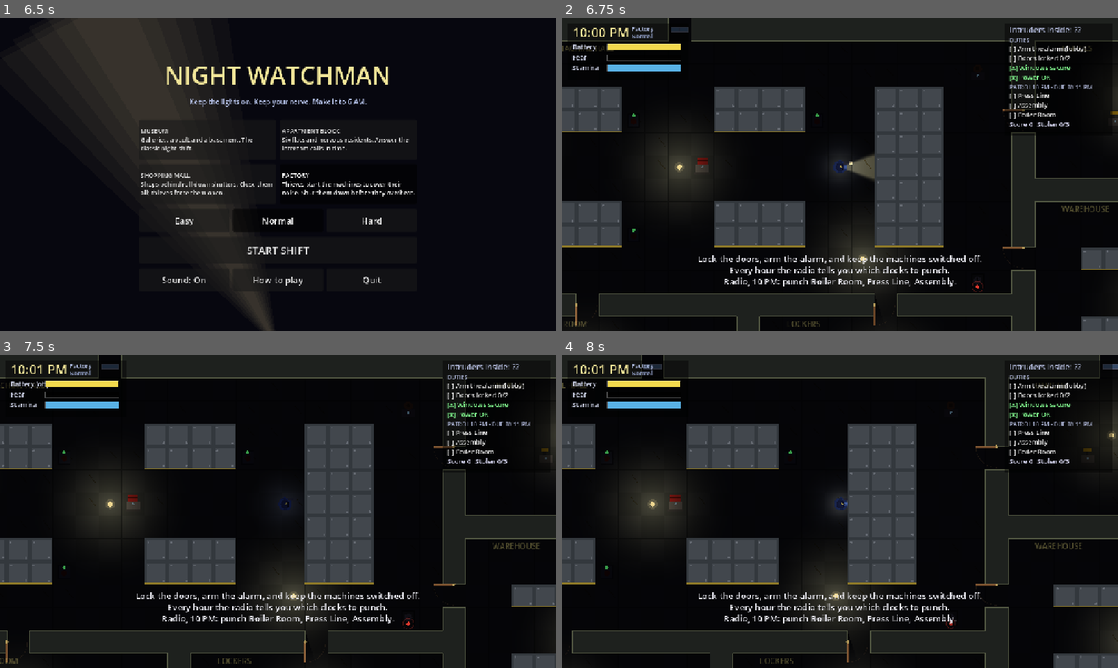
Above: before the commit, frames 1-4 (two rows, left to right).
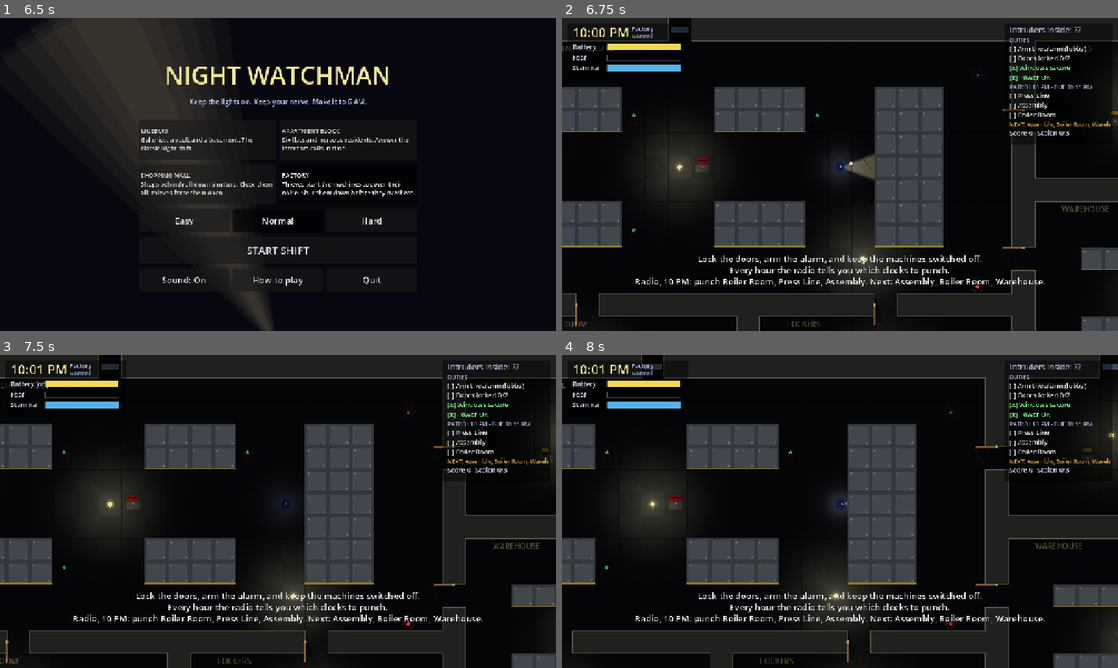
Above: after the commit, the same moments.

Repository: ravic906/Night-watchman
Game: Godot game, scene res://scenes/menu.tscn
The game is run twice, just before and just after one commit, with the same random seed, the same clock (stepped at 60 frames per second) and the same inputs.
Inputs (mouse positions are in pixels of both pictures, inside the frame that each line leads up to):
- Up to frame 1 (6.5 s): click "MUSEUM Galleries, a vault and…" at 0.5 s; click "MUSEUM Galleries, a vault and…" at 1.25 s; click "FACTORY Thieves start the mac…" at 2 s; click "FACTORY Thieves start the mac…" at 2.75 s; click "Easy" at 3.5 s; click "Easy" at 4.25 s; click "Normal" at 5 s; click "Normal" at 5.75 s
- Up to frame 2 (6.75 s): click "START SHIFT" at 6.5 s
- Up to frame 3 (7.5 s): tap Enter at 7.25 s; move the mouse to (400, 495) at 7.27 s; hold D (move_right) from 7.28 s (still down); hold E (interact) from 7.28 s (still down); tap F (flashlight) at 7.35 s; click (400, 495) at 7.42 s
- Up to frame 4 (8 s): keep holding D (move_right); keep holding E (interact); tap Space at 7.52 s

Frame 1 is identical in both runs. In frame 2, 1.1% of the frame differs, in the area x 13-99%, y 32-86%; in frame 3, 1.1%; in frame 4, 1.1%.

Commit message:
Configurable patrol schedule, NEXT preview and automated play harness
- Radio check length (--radio-hours) and rooms per check (--rooms) are
  settings; the radio and HUD preview the next check's rooms, and those
  clocks glow amber so routes can be planned
- WINDOW log line per check (slack, distance, events) for data studies
- Play harness: --seed, --inputs (timed move/aim/use/run/light),
  --snap with JSON state dumps and screenshots, --until, --fast
- 4 AM crew trigger no longer depends on the radio schedule

Co-Authored-By: Claude Opus 5.5 <noreply@anthropic.com>
Claude-Session: https://claude.ai/code/session_013m1r7B9527ufC1VsKigBgz

Diff:
--- a/scripts/checkpoint.gd
+++ b/scripts/checkpoint.gd
@@ -7,6 +7,8 @@
 var done := false
 ## On this hour's patrol orders?
 var ordered := false
+## On the next check's orders (shown dimly so you can plan a route).
+var next_ordered := false
 var jammed := false
 var progress := 0.0
 var interact_range := 56.0
@@ -88,6 +90,8 @@
 		col = Color(1.0, 0.65, 0.1, 0.5 + 0.5 * float(fmod(_t * 5.0, 1.0) > 0.5))
 	elif done:
 		col = Color(0.3, 1.0, 0.4, 0.9)
+	elif not ordered and next_ordered:
+		col = Color(1.0, 0.7, 0.2, 0.45)
 	elif not ordered:
 		col = Color(0.45, 0.45, 0.5, 0.45)
 	else:
--- a/scripts/game.gd
+++ b/scripts/game.gd
@@ -64,6 +64,9 @@
 var elapsed := 0.0
 ## Hourly patrol orders: which hour (0 = 10 PM) and how the night is going.
 var patrol_hour := -1
+var _next_picks: Array = []
+var _window := {}
+var _last_player_pos := Vector2.INF
 var punches := 0
 var orders_total := 0
 var orders_missed := 0
@@ -90,8 +93,13 @@
 
 
 func _ready() -> void:
-	randomize()
+	if GameState.seed_value >= 0:
+		seed(GameState.seed_value)
+	else:
+		randomize()
 	cfg = GameState.settings()
+	if GameState.fast:
+		Engine.time_scale = 4.0
 	if GameState.autotest:
 		_shadow_timer = 3.0
 		Engine.time_scale = 6.0
@@ -184,7 +192,8 @@
 	player.battery_drain = cfg["battery_drain"]
 	world.add_child(player)
 	player.set_camera_limits(level.world_size())
-	player.use_auto = GameState.autotest
+	player.use_auto = GameState.autotest or GameState.inputs_path != ""
+	_load_inputs()
 
 	_intruder_timer = cfg["first_intruder"]
 	if GameState.autotest:
@@ -258,6 +267,7 @@
 	if ended:
 		return
 	elapsed += delta
+	_update_harness()
 	flash = maxf(0.0, flash - delta * 1.5)
 
 	for m in _messages:
@@ -280,6 +290,10 @@
 	_update_music()
 	_update_doors(delta)
 	_update_calls(delta)
+	if not _window.is_empty():
+		if _last_player_pos != Vector2.INF:
+			_window["walked"] += player.global_position.distance_to(_last_player_pos)
+		_last_player_pos = player.global_position
 
 	for b in batteries.duplicate():
 		if b.global_position.distance_to(player.global_position) < 26.0:
@@ -322,35 +336,86 @@
 	return "%d %s" % [h12, "PM" if hour >= 12 else "AM"]
 
 
-## Each hour the radio names a few clocks to punch before the next hour.
+## How many in-game hours each radio check covers, and rooms per check.
+func radio_hours() -> int:
+	return int(cfg["radio_hours"])
+
+
+func check_window_seconds() -> float:
+	return shift_len / HOURS * radio_hours()
+
+
+## Every `radio_hours` hours the radio names clocks to punch before the next
+## check, and previews the check after that so you can plan a route.
 func _update_rounds() -> void:
 	var h := current_hour()
-	if h == patrol_hour:
+	if not crew_sent and h >= 6:
+		crew_sent = true
+		_send_crew()
+	var window_start: int = h - h % radio_hours()
+	if window_start == patrol_hour:
 		return
 	if patrol_hour >= 0:
+		_log_window()
 		var missed: Array = checkpoints.filter(func(c): return c.ordered and not c.done)
 		if not missed.is_empty():
 			orders_missed += missed.size()
 			score -= 30 * missed.size()
 			message("Missed: %s" % ", ".join(missed.map(func(c): return c.cp_name)), 3.0)
 	var previous: Array = checkpoints.filter(func(c): return c.ordered)
-	patrol_hour = h
-	var count: int = mini(int(cfg["orders_per_hour"]), checkpoints.size())
+	patrol_hour = window_start
+	var picks: Array = _next_picks if not _next_picks.is_empty() else _pick_rooms(previous)
+	var has_next: bool = window_start + radio_hours() < HOURS
+	_next_picks = _pick_rooms(picks) if has_next else []
+	for cp in checkpoints:
+		cp.set_ordered(cp in picks)
+		cp.next_ordered = cp in _next_picks
+	orders_total += picks.size()
+	_window = {"start": elapsed, "rooms": picks.map(func(c): return c.cp_name), "punched": [],
+			"walked": 0.0, "entered": entered, "sabotages": sabotages, "twist": twist_events}
+	var text := "Radio, %s: punch %s." % [hour_label(window_start), _names(picks)]
+	if has_next:
+		text += " Next: %s." % _names(_next_picks)
+	message(text, 5.0)
+	Music.stinger("radio", -4.0)
+
+
+func _pick_rooms(avoid: Array) -> Array:
+	var count: int = mini(int(cfg["rooms_per_check"]), checkpoints.size())
 	var picks: Array = []
 	for attempt in 6:
 		picks = checkpoints.duplicate()
 		picks.shuffle()
 		picks = picks.slice(0, count)
-		if not _same_set(picks, previous):
+		if not _same_set(picks, avoid):
 			break
-	for cp in checkpoints:
-		cp.set_ordered(cp in picks)
-	orders_total += count
-	message("Radio, %s: punch %s." % [hour_label(h), ", ".join(picks.map(func(c): return c.cp_name))], 4.0)
-	Music.stinger("radio", -4.0)
-	if h == 6 and not crew_sent:
-		crew_sent = true
-		_send_crew()
+	return picks
+
+
+func _names(list: Array) -> String:
+	return ", ".join(list.map(func(c): return c.cp_name))
+
+
+func next_orders() -> Array:
+	return _next_picks
+
+
+## Test/data log: one line per check window (rooms, slack, distance, events).
+func _log_window() -> void:
+	if _window.is_empty() or not (GameState.autotest or GameState.log_windows):
+		return
+	var length := check_window_seconds()
+	var punched: Array = _window["punched"]
+	var all_done: bool = punched.size() >= _window["rooms"].size()
+	var slack := "missed"
+	if all_done:
+		var last: float = punched.max() if not punched.is_empty() else 0.0
+		slack = "%.1f" % (length - last)
+	print("WINDOW loc=%s diff=%d cfg=%dhx%d start=%s len=%.0f rooms=%d done=%d slack=%s walked=%.0f breakins=%d sabotage=%d twist=%d" % [
+		location.id, GameState.difficulty, radio_hours(), int(cfg["rooms_per_check"]),
+		hour_label(patrol_hour), length, _window["rooms"].size(), punched.size(), slack,
+		_window["walked"], entered - int(_window["entered"]), sabotages - int(_window["sabotages"]),
+		twist_events - int(_window["twist"])])
 
 
 func _same_set(a: Array, b: Array) -> bool:
@@ -415,6 +480,8 @@
 
 func on_punch(cp, was_jammed: bool) -> void:
 	punches += 1
+	if not _window.is_empty():
+		_window["punched"].append(elapsed - float(_window["start"]))
 	score += 50 + (50 if was_jammed else 0)
 	message(("Fixed and punched: %s" if was_jammed else "Punched in: %s") % cp.cp_name, 2.0)
 	Music.stinger("punch", -4.0)
@@ -884,6 +951,7 @@
 
 
 func _end_of_shift() -> void:
+	_log_window()
 	if orders_total > 0 and float(punches) / orders_total < 0.6:
 		_end(false, "6:00 AM. You skipped too many patrol orders - you're fired.")
 	else:
@@ -957,6 +1025,109 @@
 			player.auto_move = (path[0] - player.global_position).normalized()
 
 
+# --- automated play harness (dev only; see README) ----------------------------
+
+var _inputs: Array = []     # [{ "t": float, "cmd": String, "args": PackedStringArray }]
+var _snaps: Array = []
+
+
+func _load_inputs() -> void:
+	_snaps = GameState.snap_times.duplicate()
+	if GameState.inputs_path == "":
+		return
+	var f := FileAccess.open(GameState.inputs_path, FileAccess.READ)
+	if f == null:
+		push_error("Cannot read inputs file %s" % GameState.inputs_path)
+		return
+	while not f.eof_reached():
+		var line := f.get_line().strip_edges()
+		if line == "" or line.begins_with("#"):
+			continue
+		var parts := line.split(" ", false)
+		if parts.size() >= 2:
+			_inputs.append({"t": float(parts[0]), "cmd": parts[1], "args": parts.slice(2)})
+	_inputs.sort_custom(func(a, b): return a["t"] < b["t"])
+
+
+func _update_harness() -> void:
+	while not _inputs.is_empty() and _inputs[0]["t"] <= elapsed:
+		_apply_input(_inputs.pop_front())
+	while not _snaps.is_empty() and _snaps[0] <= elapsed:
+		_snapshot(_snaps.pop_front())
+	if GameState.until_time > 0.0 and elapsed >= GameState.until_time and not ended:
+		ended = true
+		_finish_harness()
+
+
+func _finish_harness() -> void:
+	await _snapshot(elapsed)
+	print("HARNESS until reached at ", clock_text())
+	get_tree().quit()
+
+
+func _apply_input(i: Dictionary) -> void:
+	var a: PackedStringArray = i["args"]
+	match i["cmd"]:
+		"move":
+			player.auto_move = Vector2(float(a[0]), float(a[1])).limit_length(1.0) if a.size() >= 2 else Vector2.ZERO
+		"aim":
+			player.auto_aim = Vector2(float(a[0]), float(a[1])).normalized() if a.size() >= 2 else Vector2.ZERO
+		"hold":
+			Input.action_press("interact")
+		"release":
+			Input.action_release("interact")
+		"run":
+			if a.size() > 0 and a[0] == "on":
+				Input.action_press("run")
+			else:
+				Input.action_release("run")
+		"light":
+			player.flashlight_on = not player.flashlight_on
+		_:
+			push_warning("Unknown harness command: %s" % i["cmd"])
+
+
+func _cell_of(n: Node2D) -> Array:
+	var c: Vector2i = level.world_to_cell(n.global_position)
+	return [c.x, c.y]
+
+
+## Writes state_<t>.json (and shot_<t>.png when rendering) into --out.
+func _snapshot(t: float) -> void:
+	var state := {
+		"time": snappedf(t, 0.01), "clock": clock_text(), "location": location.id,
+		"difficulty": GameState.difficulty_name(), "score": score, "thefts": thefts,
+		"player": {"cell": _cell_of(player), "fear": snappedf(player.fear, 0.1),
+				"battery": snappedf(player.battery, 0.1), "stamina": snappedf(player.stamina, 0.1),
+				"light_on": player.flashlight_on, "aim": [snappedf(player.aim.x, 0.01), snappedf(player.aim.y, 0.01)]},
+		"orders": orders_open().map(func(c): return {"name": c.cp_name, "done": c.done, "jammed": c.jammed, "cell": _cell_of(c)}),
+		"next_orders": _next_picks.map(func(c): return c.cp_name),
+		"window_due": hour_label(maxi(patrol_hour, 0) + radio_hours()),
+		"near_device": near_device.action_label() if near_device != null else "",
+		"duties": {"alarm_armed": alarm.armed, "alarm_cut": alarm.cut,
+				"doors": doors.map(func(d): return {"name": d.door_name, "locked": d.locked, "cell": _cell_of(d)}),
+				"windows": windows.map(func(w): return {"room": w.room, "state": ["intact", "broken", "boarded"][w.pane], "cell": _cell_of(w)}),
+				"dead_wings": breaker.dead_wings(),
+				"shutters": shutters.map(func(x): return {"shop": x.shop, "closed": x.closed, "cell": _cell_of(x)}),
+				"calls": calls_active().map(func(c): return {"flat": c.flat, "time_left": snappedf(c.time_left, 0.1), "cell": _cell_of(c)}),
+				"machines": machines.map(func(m): return {"name": m.machine_name, "running": m.running, "overheated": m.overheated, "cell": _cell_of(m)})},
+		"intruders": intruders.map(func(it): return {"cell": _cell_of(it), "state": Intruder.State.keys()[it.state], "inside": it.inside, "lit": it.lit}),
+		"shadows": shadows.map(func(sh): return {"cell": _cell_of(sh), "lit": sh.lit}),
+		"messages": _messages.map(func(m): return m["text"]),
+	}
+	var dir := GameState.out_dir if GameState.out_dir != "" else "user://harness"
+	DirAccess.make_dir_recursive_absolute(dir)
+	var tag := "%07.2f" % t
+	var f := FileAccess.open("%s/state_%s.json" % [dir, tag], FileAccess.WRITE)
+	if f:
+		f.store_string(JSON.stringify(state, "  "))
+		f.close()
+	if DisplayServer.get_name() != "headless":
+		await RenderingServer.frame_post_draw
+		get_viewport().get_texture().get_image().save_png("%s/shot_%s.png" % [dir, tag])
+	print("HARNESS snap t=%s %s" % [tag, clock_text()])
+
+
 func _draw_noises() -> void:
 	for n in _noises:
 		var t: float = n["age"] / 1.4
--- a/scripts/game_state.gd
+++ b/scripts/game_state.gd
@@ -19,7 +19,7 @@
 		"battery_drain": 1.1, "fear_dark": 1.6,
 		"shadows": 0, "shadow_speed": 0.0, "event_mult": 1.0,
 		"sabotage_chance": 0.35, "lockpick_time": 8.0,
-		"orders_per_hour": 2, "late_interval_mult": 0.55, "crew_size": 2,
+		"radio_hours": 1, "rooms_per_check": 2, "late_interval_mult": 0.55, "crew_size": 2,
 		"window_break_time": 1.5, "pry_time": 6.0,
 	},
 	2: {
@@ -28,7 +28,7 @@
 		"battery_drain": 1.4, "fear_dark": 2.2,
 		"shadows": 1, "shadow_speed": 55.0, "event_mult": 1.3,
 		"sabotage_chance": 0.5, "lockpick_time": 6.5,
-		"orders_per_hour": 3, "late_interval_mult": 0.5, "crew_size": 3,
+		"radio_hours": 1, "rooms_per_check": 3, "late_interval_mult": 0.5, "crew_size": 3,
 		"window_break_time": 1.5, "pry_time": 6.0,
 	},
 	3: {
@@ -37,7 +37,7 @@
 		"battery_drain": 1.7, "fear_dark": 2.8,
 		"shadows": 2, "shadow_speed": 70.0, "event_mult": 1.6,
 		"sabotage_chance": 0.6, "lockpick_time": 5.0,
-		"orders_per_hour": 3, "late_interval_mult": 0.45, "crew_size": 3,
+		"radio_hours": 1, "rooms_per_check": 3, "late_interval_mult": 0.45, "crew_size": 3,
 		"window_break_time": 1.2, "pry_time": 5.0,
 	},
 }
@@ -57,6 +57,16 @@
 var force_touch := false
 ## Dev helper: `-- --start-cell=X,Y` starts the watchman at that map cell.
 var start_cell := Vector2i(-1, -1)
+## Dev/test overrides of difficulty settings (e.g. --radio-hours=2 --rooms=1).
+var overrides := {}
+## Play harness (see README "Automated playtesting").
+var seed_value := -1
+var inputs_path := ""
+var snap_times: Array = []
+var out_dir := ""
+var until_time := -1.0
+var fast := false
+var log_windows := false
 
 
 func _ready() -> void:
@@ -80,6 +90,26 @@
 			var xy := a.trim_prefix("--start-cell=").split(",")
 			if xy.size() == 2:
 				start_cell = Vector2i(int(xy[0]), int(xy[1]))
+		elif a.begins_with("--radio-hours="):
+			overrides["radio_hours"] = clampi(int(a.get_slice("=", 1)), 1, 4)
+		elif a.begins_with("--rooms="):
+			overrides["rooms_per_check"] = clampi(int(a.get_slice("=", 1)), 1, 5)
+		elif a.begins_with("--seed="):
+			seed_value = int(a.get_slice("=", 1))
+		elif a.begins_with("--inputs="):
+			inputs_path = a.get_slice("=", 1)
+		elif a.begins_with("--snap="):
+			for t in a.get_slice("=", 1).split(","):
+				snap_times.append(float(t))
+			snap_times.sort()
+		elif a.begins_with("--out="):
+			out_dir = a.get_slice("=", 1)
+		elif a.begins_with("--until="):
+			until_time = float(a.get_slice("=", 1))
+		elif a == "--fast":
+			fast = true
+		elif a == "--log-windows":
+			log_windows = true
 		elif a.begins_with("--screenshot="):
 			_take_screenshot_later(a.trim_prefix("--screenshot="))
 	_setup_input()
@@ -103,7 +133,13 @@
 
 
 func settings() -> Dictionary:
-	return DIFFICULTY[difficulty]
+	var s: Dictionary = DIFFICULTY[difficulty].duplicate()
+	s.merge(overrides, true)
+	return s
+
+
+func harness_active() -> bool:
+	return inputs_path != "" or not snap_times.is_empty() or until_time > 0.0
 
 
 func difficulty_name() -> String:
--- a/scripts/hud.gd
+++ b/scripts/hud.gd
@@ -121,7 +121,7 @@
 	else:
 		lines.append(["[!] Power out: %s" % ", ".join(dead), BAD_COL, 15])
 	var hr: int = maxi(game.patrol_hour, 0)
-	lines.append(["PATROL %s - DUE BY %s" % [game.hour_label(hr), game.hour_label(hr + 1)], DIM_COL, 13])
+	lines.append(["PATROL %s - DUE BY %s" % [game.hour_label(hr), game.hour_label(hr + game.radio_hours())], DIM_COL, 13])
 	for cp in game.orders_open():
 		if cp.jammed and not cp.done:
 			lines.append(["[!] %s (jammed)" % cp.cp_name, BAD_COL, 15])
@@ -129,6 +129,9 @@
 			lines.append(["[x] %s" % cp.cp_name, OK_COL, 15])
 		else:
 			lines.append(["[ ] %s" % cp.cp_name, TODO_COL, 15])
+	var nxt: Array = game.next_orders()
+	if not nxt.is_empty():
+		lines.append(["NEXT: %s" % ", ".join(nxt.map(func(c): return c.cp_name)), Color(1.0, 0.75, 0.35, 0.8), 13])
 	lines.append(["Score %d   Stolen %d/%d" % [game.score, game.thefts, game.MAX_THEFTS],
 			Color(1, 0.45, 0.4) if game.thefts > 0 else Color(0.85, 0.85, 0.95), 15])
 
